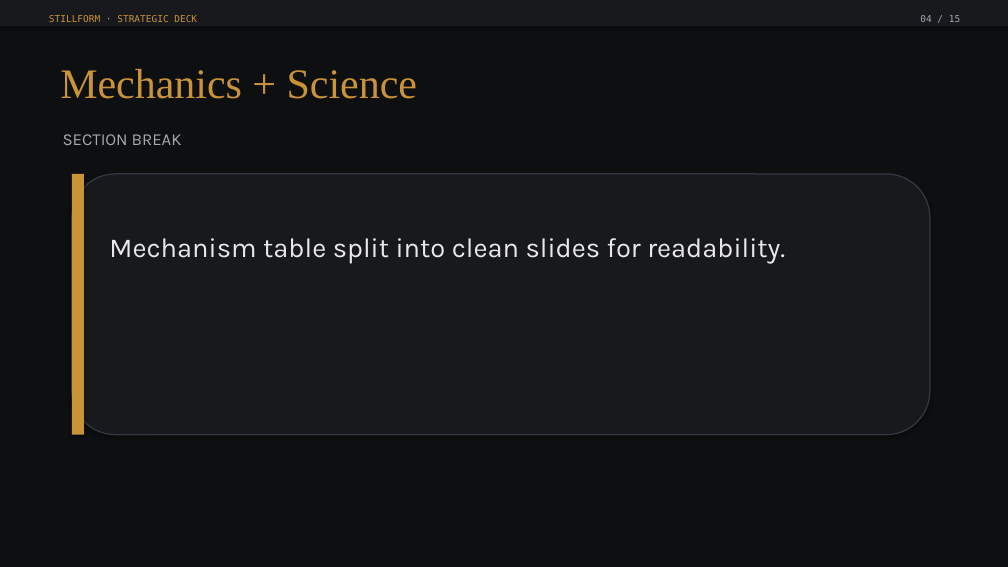
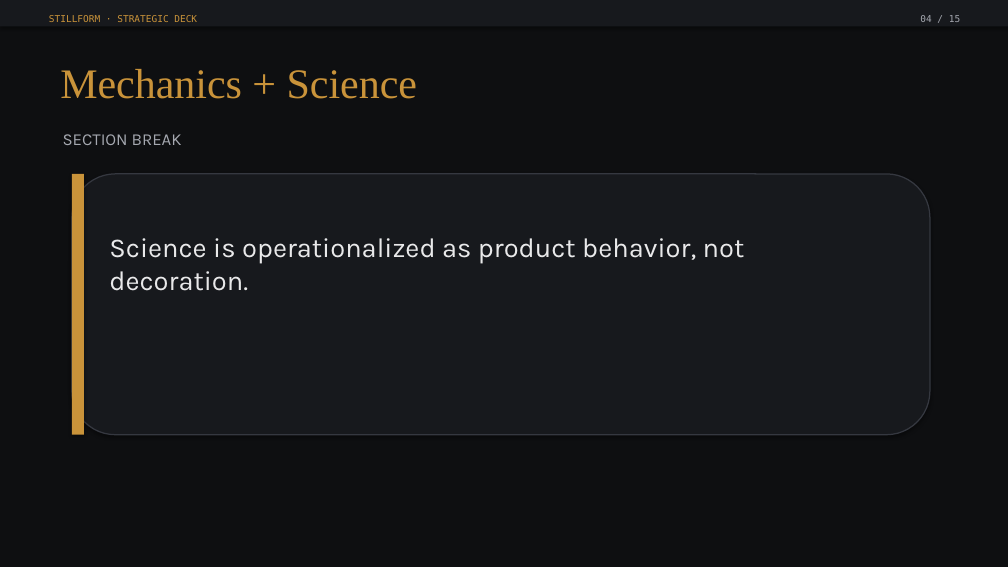
Before and after one commit to EmberEnterprises/Stillform, a slide deck: slide 4 of public/Stillform_Strategic_Overview.pptx. Drawn at 1008x567 pixels with LibreOffice and Linux fonts; fonts in the diff are those of the drawing. Boxes give left, top, right and bottom in pixels: in the first picture for what was removed or moved away, otherwise in the second. Text is boxed around its words. In the diff, an @@ line names an element or a change of style, - is before the commit and + after.

```diff
--- a/public/Stillform_Strategic_Overview.pptx
+++ b/public/Stillform_Strategic_Overview.pptx
@@ text at (x1=109, y1=238, x2=745, y2=291): text changed @@
-Mechanism table split into clean slides for readability.
+Science is operationalized as product behavior, not decoration.
```
Also in this commit, not shown: 6 other slides changed, 1 other file.
